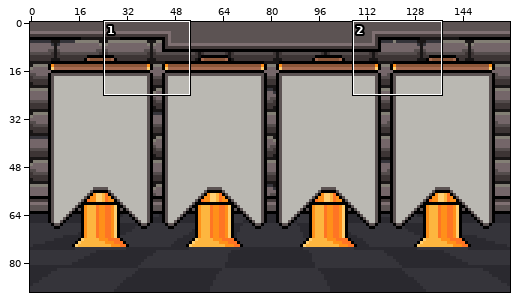
Two states of a sprite sheet, Assets/Sprites/Background/character_selection.png. The picture above shows the old version from afar; the outline marks the close-up.
Close-up. Before the edit:
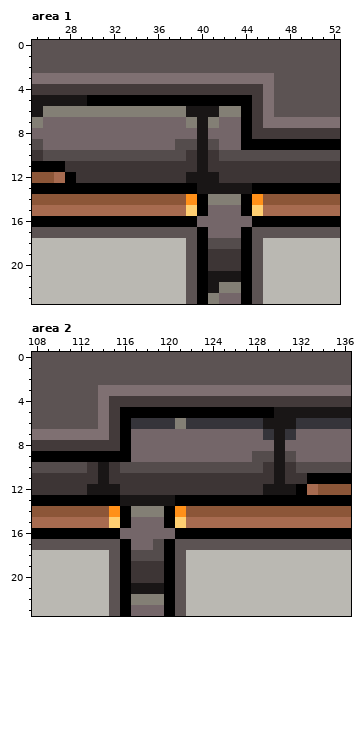
The file is 160x90 pixels. Colours within 5 levels of each other are drawn and written as one. Shown: area 1: x 25..52, y 0..23; area 2: x 108..136, y 0..23.
And afterwards:
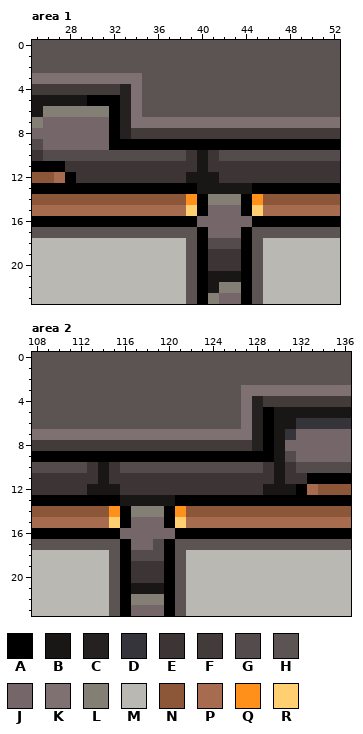
Palette (. is transparent): A #000000  B #191616  C #252120  D #35343a  E #3d3535  F #433a3a  G #544c4c  H #5c5353  J #746669  K #7f7072  L #837f75  M #bab8b2  N #8c5638  P #a76b50  Q #ff9019  R #ffcf72
The commit says: Ännu mer finjsuteringar i Selection :rage4:
Difference:
--- area 1
@@ x 30..48 @@
  2 HHHHHHHHHHHHHHHHHHH
- 3 KKKKKKKKKKKKKKKKKHH
- 4 FFFFFFFFFFFFFFFFKHH
- 5 AAAAAAAAAAAAAAAFKHH
- 6 LLLLLLLLLBBBLLAFKHH
- 7 JJJJJJJJJLBLJJAFKKK
- 8 JJJJJJJJJJBJJJAFFFF
- 9 JJJJJJJJGGBGJJAAAAA
+ 3 KKKKKHHHHHHHHHHHHHH
+ 4 FFFCKHHHHHHHHHHHHHH
+ 5 AAACKHHHHHHHHHHHHHH
+ 6 LLACKHHHHHHHHHHHHHH
+ 7 JJACKKKKKKKKKKKKKKK
+ 8 JJACFFFFFFFFFFFFFFF
+ 9 JJAAAAAAAAAAAAAAAAA
 10 GGGGGGGGGEBEGGGGGGG
--- area 2
@@ x 112..131 @@
  2 HHHHHHHHHHHHHHHHHHHH
- 3 HHKKKKKKKKKKKKKKKKKK
- 4 HHKFFFFFFFFFFFFFFFFF
- 5 HHKFAAAAAAAAAAAAAABB
- 6 HHKFADDDDLDDDDDDDBBB
- 7 KKKFAJJJJJJJJJJJJDBD
- 8 FFFFAJJJJJJJJJJJJJBJ
- 9 AAAAAJJJJJJJJJJJGGBG
+ 3 HHHHHHHHHHHHHHHKKKKK
+ 4 HHHHHHHHHHHHHHHKCFFF
+ 5 HHHHHHHHHHHHHHHKCABB
+ 6 HHHHHHHHHHHHHHHKCABB
+ 7 KKKKKKKKKKKKKKKKCABD
+ 8 FFFFFFFFFFFFFFFFCABJ
+ 9 AAAAAAAAAAAAAAAAAABG
 10 GEBEGGGGGGGGGGGGGEBE
